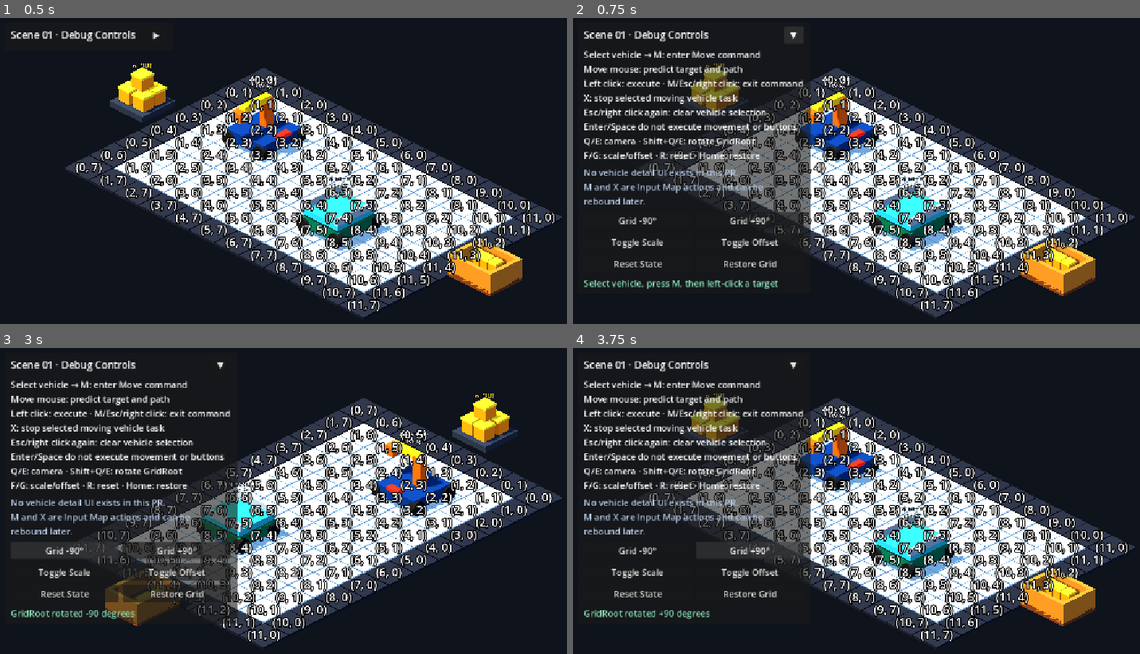
Above: before the commit, frames 1-4 (two rows, left to right).
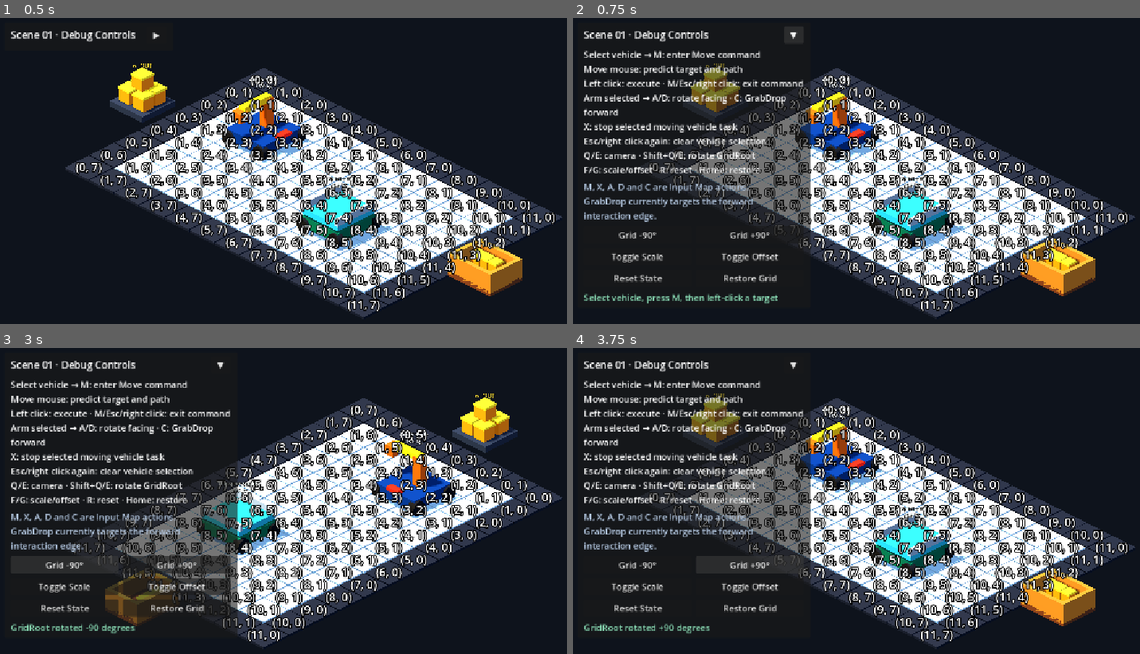
Above: after the commit, the same moments.

Repository: Ri0n72Y/automata
Game: Godot game, scene res://scenes/scene_01/scene_01_basic_packing.tscn
The game is run twice, just before and just after one commit, with the same random seed, the same clock (stepped at 60 frames per second) and the same inputs.
Inputs:
- Up to frame 1 (0.5 s): no input
- Up to frame 2 (0.75 s): click "▶" at 0.5 s
- Up to frame 3 (3 s): click "▼" at 1.25 s; click "▶" at 2 s; click "Grid -90°" at 2.75 s
- Up to frame 4 (3.75 s): click "Grid +90°" at 3.5 s

Frame 1 is identical in both runs. In frame 2, 6.6% of the frame differs, in the area x 1-41%, y 25-94%; in frame 3, 7.6%, in the area x 1-42%, y 25-94%; in frame 4, 6.3%.

Commit message:
[codex]docs(scene-01): 更新 GrabDrop 手动操作说明

Diff:
--- a/scenes/scene_01/components/scene_01_manual_ui.tscn
+++ b/scenes/scene_01/components/scene_01_manual_ui.tscn
@@ -54,13 +54,13 @@
 [node name="Instructions" type="Label" parent="RootControl/Panel/Margin/VBox"]
 visible = false
 layout_mode = 2
-text = "Select vehicle → M: enter Move command\nMove mouse: predict target and path\nLeft click: execute · M/Esc/right click: exit command\nX: stop selected moving vehicle task\nEsc/right click again: clear vehicle selection\nEnter/Space do not execute movement or buttons\nQ/E: camera · Shift+Q/E: rotate GridRoot\nF/G: scale/offset · R: reset · Home: restore"
+text = "Select vehicle → M: enter Move command\nMove mouse: predict target and path\nLeft click: execute · M/Esc/right click: exit command\nArm selected → A/D: rotate facing · C: GrabDrop forward\nX: stop selected moving vehicle task\nEsc/right click again: clear vehicle selection\nQ/E: camera · Shift+Q/E: rotate GridRoot\nF/G: scale/offset · R: reset · Home: restore"
 autowrap_mode = 2
 
 [node name="ScopeNote" type="Label" parent="RootControl/Panel/Margin/VBox"]
 visible = false
 layout_mode = 2
-text = "No vehicle detail UI exists in this PR.\nM and X are Input Map actions and can be rebound later."
+text = "M, X, A, D and C are Input Map actions.\nGrabDrop currently targets the forward interaction edge."
 autowrap_mode = 2
 modulate = Color(0.72, 0.8, 0.9, 1)
 
